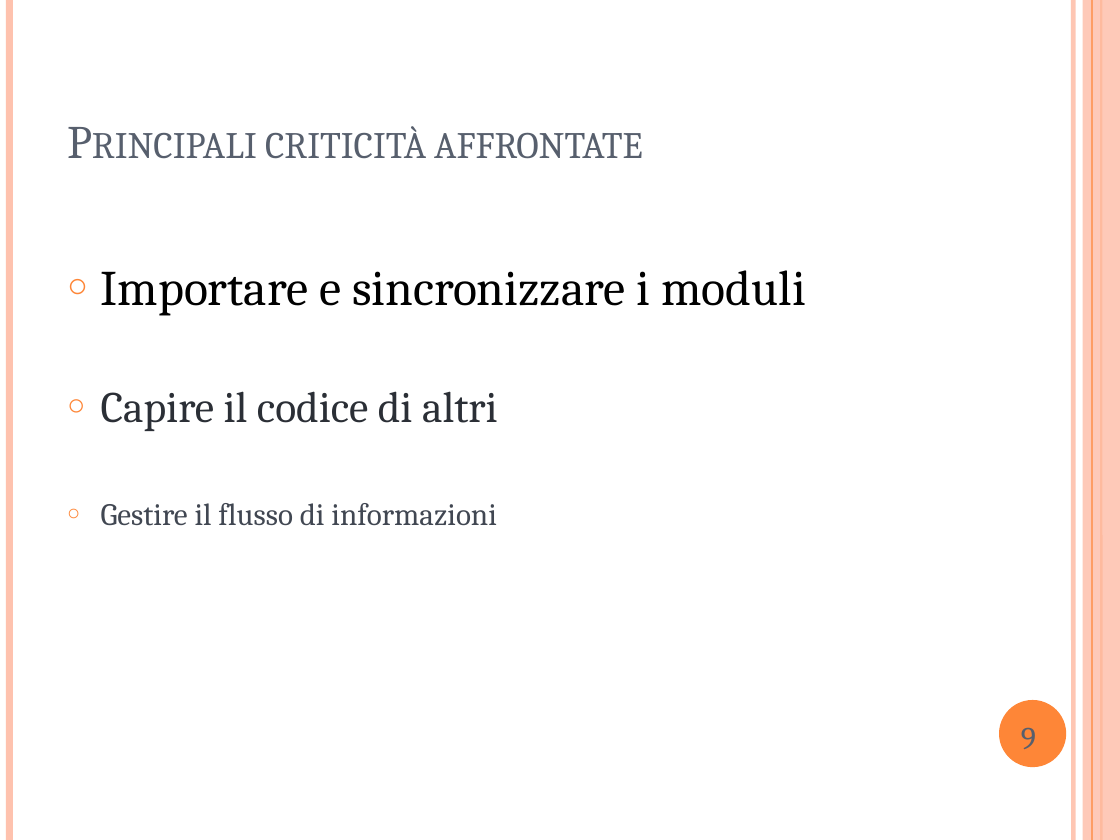
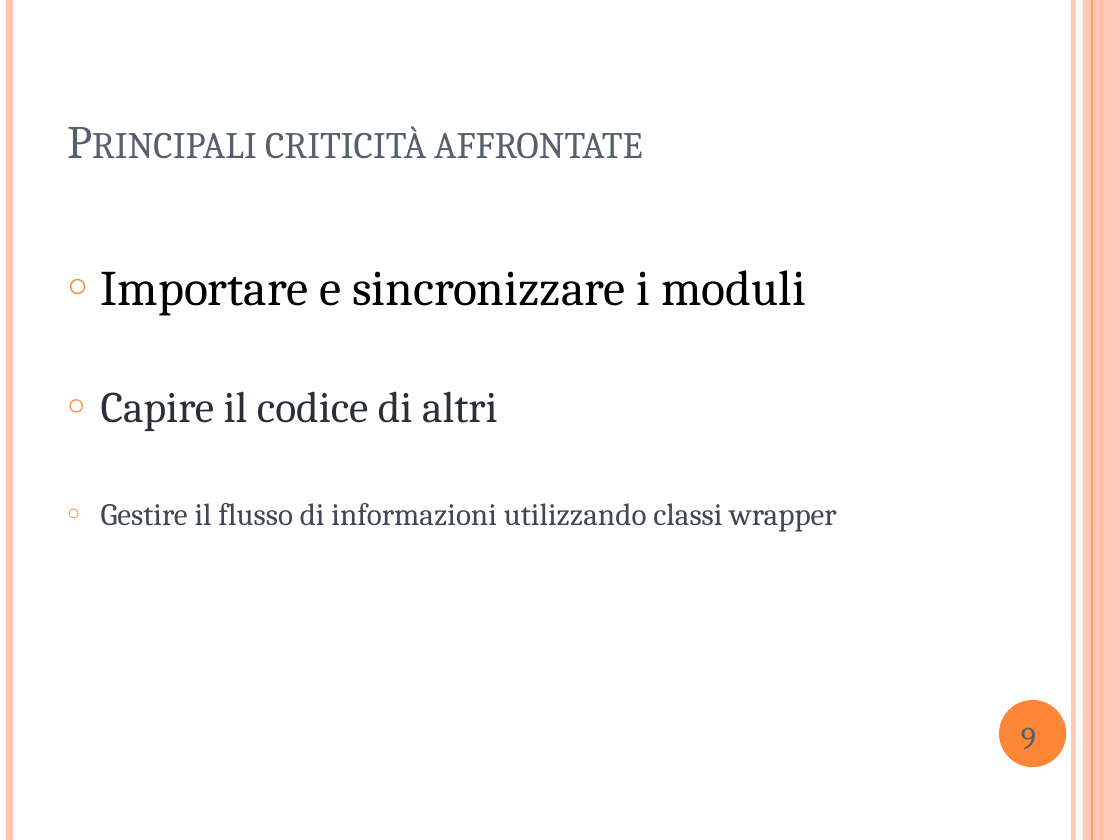
Before and after one commit to StepEla/ingegneria-software, a slide deck: slide 10 of PrototipoCompleto.pptx. Drawn at 1120x840 pixels with LibreOffice and Linux fonts; fonts in the diff are those of the drawing. Boxes give left, top, right and bottom in pixels: in the first picture for what was removed or moved away, otherwise in the second. Text is boxed around its words. In the diff, an @@ line names an element or a change of style, - is before the commit and + after.

```diff
--- a/PrototipoCompleto.pptx
+++ b/PrototipoCompleto.pptx
@@ text at (x1=101, y1=503, x2=836, y2=532): text changed @@
-○ Gestire il flusso di informazioni
+○ Gestire il flusso di informazioni utilizzando classi wrapper
```
Also in this commit, not shown: 2 other slides changed.
